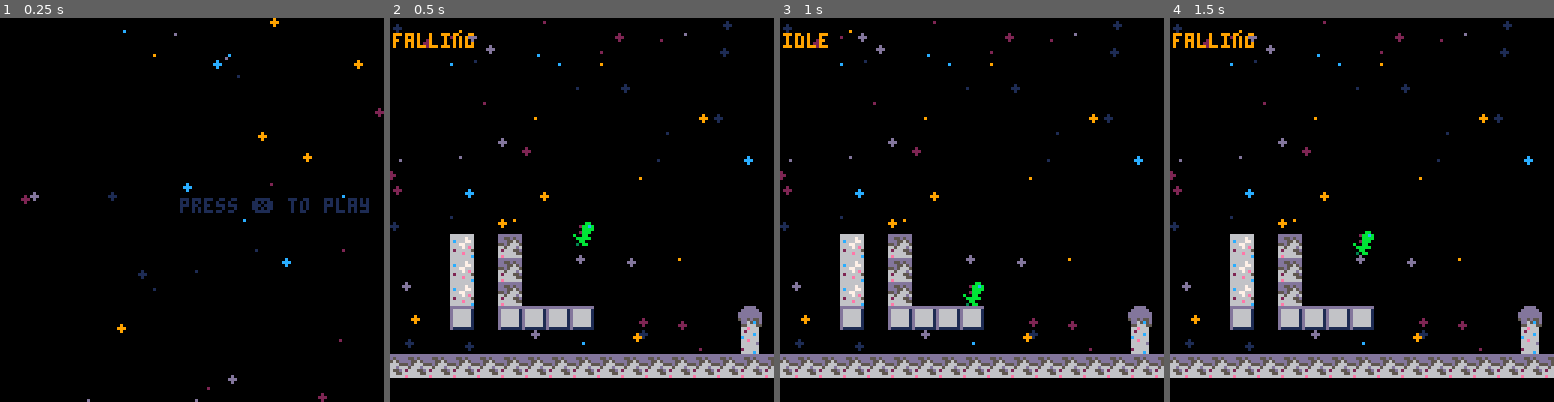
Above: before the commit, frames 1-4 (left to right).
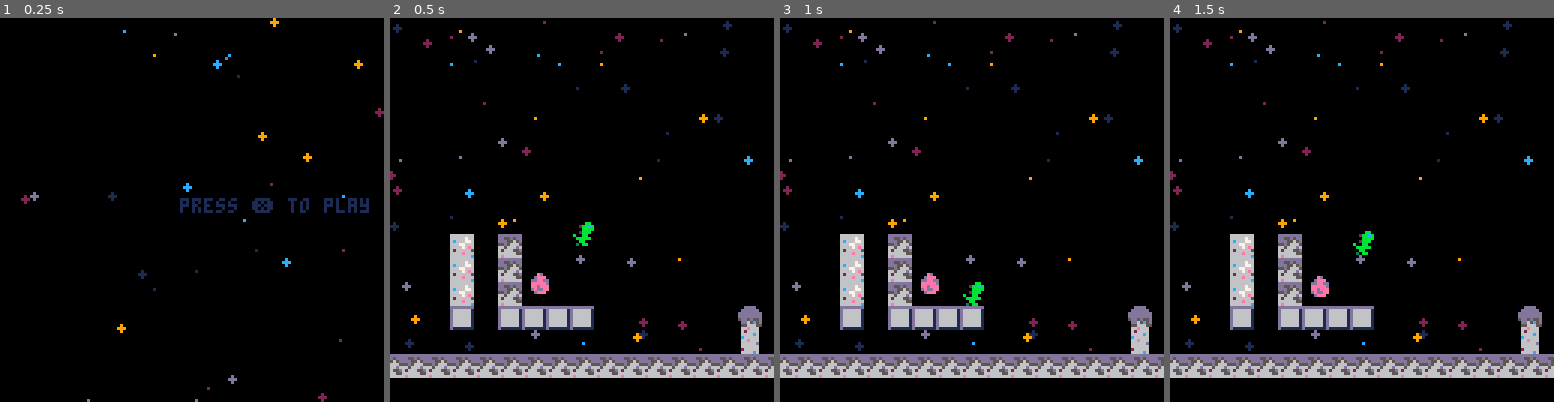
Above: after the commit, the same moments.

Repository: barddev/moonshot
Game: PICO-8 cartridge moonshot.p8
Same seed, same stepped clock (60 frames per second), same inputs: the game is played once before the commit and once after it.
Inputs:
- Up to frame 1 (0.25 s): no input
- Up to frame 2 (0.5 s): tap X (X key) at 0.33 s
- Up to frame 3 (1 s): tap O (Z key) at 0.7 s
- Up to frame 4 (1.5 s): tap X (X key) at 1.07 s

Frame 1 is identical in both runs. In frame 2, 0.6% of the frame differs, in the area x 0-42%, y 3-72%; in frame 3, 0.4%; in frame 4, 0.6%.

Commit message:
Added egg animation

Diff:
--- a/moonshot.p8
+++ b/moonshot.p8
@@ -16,26 +16,24 @@
   w=128,
 }
 
-
 --game physics values
 gravity=0.10
 friction=0.425
-
 
 function _init()
   stars_init(screen.w,screen.h,32)
   ticker=0
   --start music
-  --music(0)
+  music(0)
   --map information
-	 map_x=0
-	 map_y=0
-
-	 map_start=0
-	 map_end=256
-
-
-	 --game functions
+  map_x=0
+  map_y=0
+
+  map_start=0
+  map_end=256
+
+
+  --game functions
   game={
     update=menu_update,
     draw=menu_draw,
@@ -116,6 +113,7 @@
 
 function game_update()
 
+ egg_update()
  player_update()
  player_animate()
 
@@ -128,8 +126,8 @@
   stars_draw()
   background_draw()
   map(0,0)
-  print(p.state, 5,5)
-  spr(p.sp,p.x,p.y,1,1,p.flp,false)
+  egg_draw()
+  player_draw()
 end
 -->8
 --collide
@@ -287,6 +285,10 @@
   end
 end
 
+function player_draw()
+  spr(p.sp,p.x,p.y,1,1,p.flp,false)
+end
+
 
 -->8
 --camera
@@ -350,26 +352,39 @@
   --animation timing
   anim=0,
   --sprite x position
-  x=80,
+  x=50,
   --sprite y position
-  y=80,
+  y=85,
   --sprite width/height in pixel
   w=8,
   h=8,
   --player y speed
   dy=0,
-  acc_y=2
+  acc_y=2,
+  dir=1,
+  anim=0
 }
 
 function egg_init()
 end
 
 function egg_update()
+  egg_animate(egg)
 end
 
 function egg_draw()
-
-end
+  spr(egg.sp,egg.x,egg.y)
+end
+
+function egg_animate(e)
+  if time()-e.anim>.3 then
+    e.anim=time()
+    e.dir*=-1
+    e.y+=e.dir
+  end
+end
+
+
 __gfx__
 00000000000bbb0000000bb000000bb000000bb000000bb00000bb00000000000000000000000000000000000000000000000000000000000000000000000000
 00000000002bbcb00002bbcb0002bbcb0002bbcb0002bbcb002bbcb0000000000000000000000000000000000000000000000000000000000000000000000000
